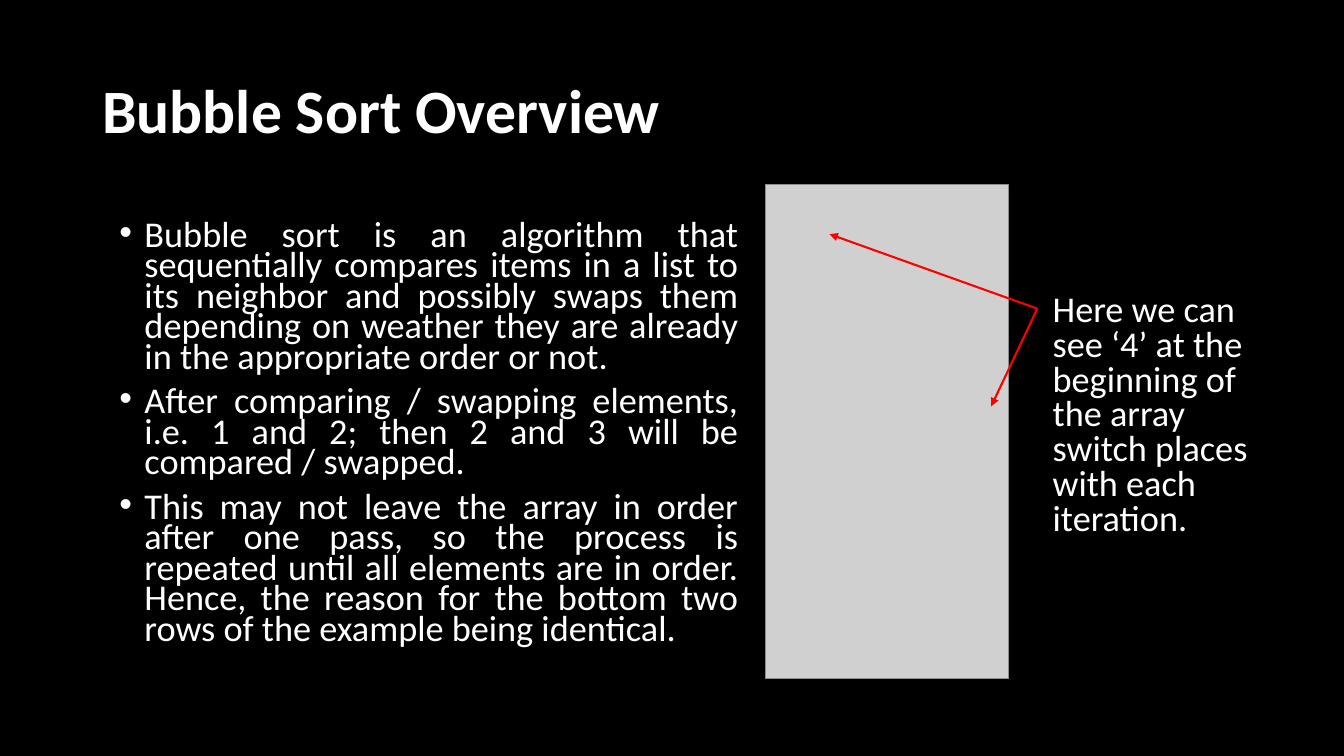
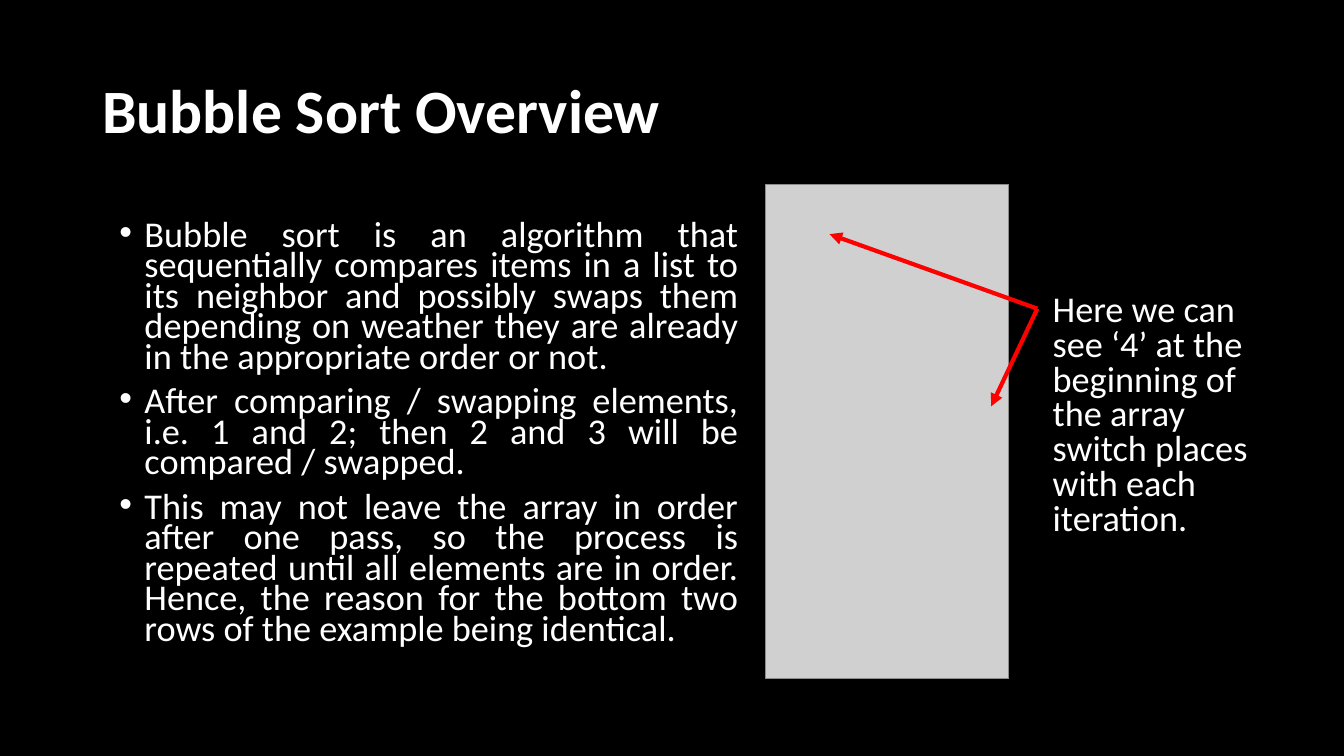
Before and after one commit to Maximilian72/ALGO_CW1, a slide deck: slide 2 of CW1/B00759381_CW1.pptx. Drawn at 1344x756 pixels with LibreOffice and Linux fonts; fonts in the diff are those of the drawing; grey boxes stand for pictures. Boxes give left, top, right and bottom in pixels: in the first picture for what was removed or moved away, otherwise in the second. Text is boxed around its words. In the diff, an @@ line names an element or a change of style, - is before the commit and + after.

```diff
--- a/CW1/B00759381_CW1.pptx
+++ b/CW1/B00759381_CW1.pptx
@@ arrow (1037, 309) - (830, 234): stroke #FF0000 1.5 pt to #FF0000 3 pt @@
@@ arrow (1037, 309) - (991, 406): stroke #FF0000 1.5 pt to #FF0000 3 pt @@
```
Also in this commit, not shown: 7 other slides changed, 2 slides added, 1 slide removed, 15 other files.
